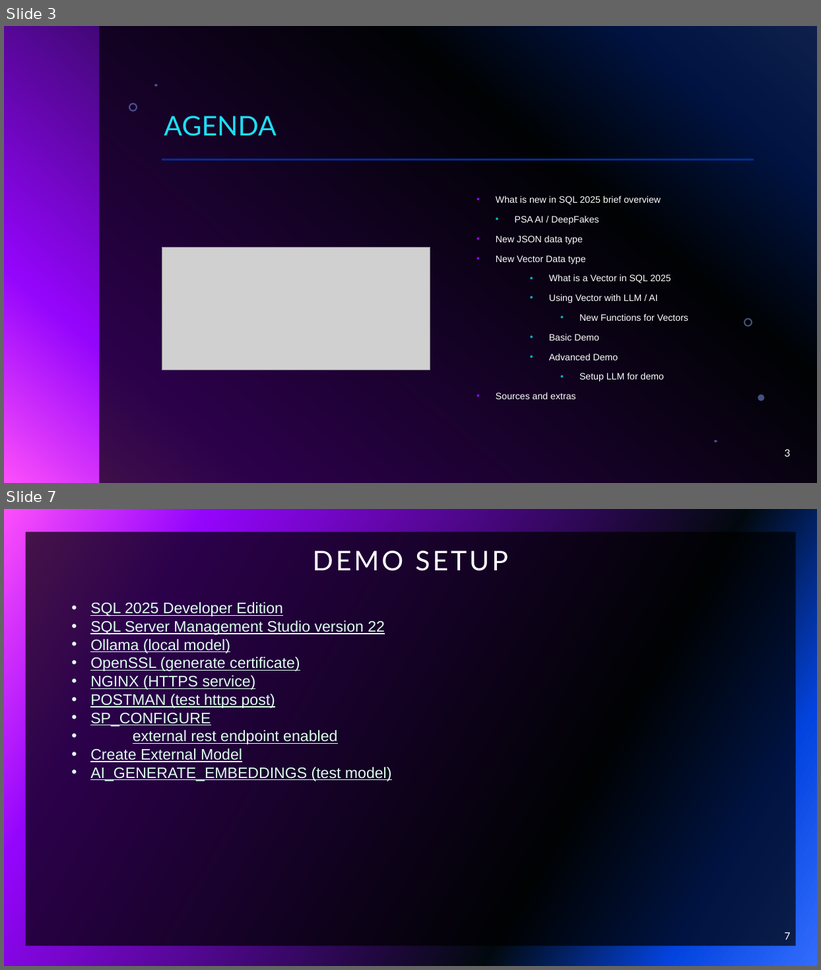
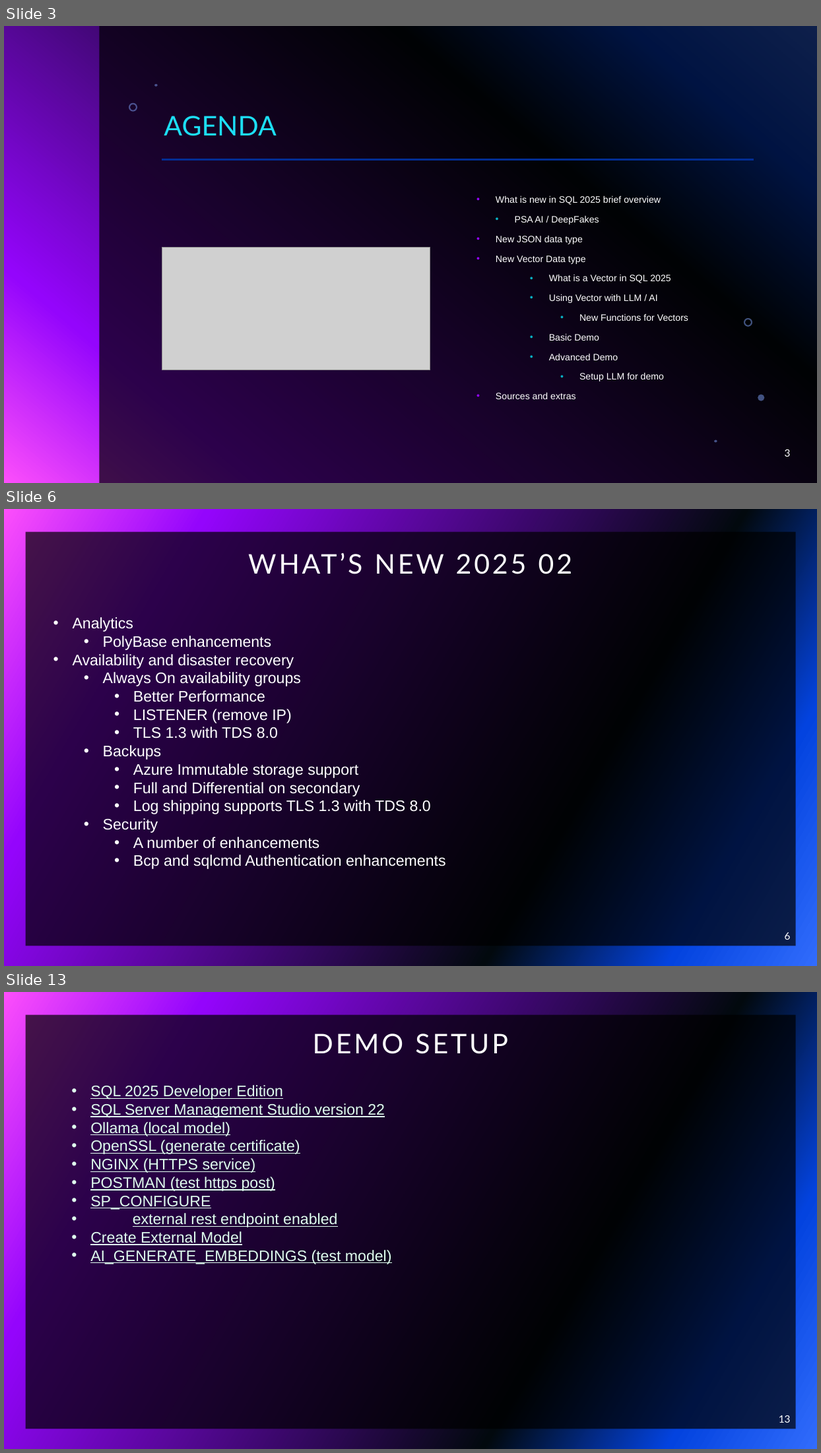
Before and after one commit to sqlbouncer/PSSUG_202512, a slide deck: PSSUG_202511.pptx. Shown one above the other, each under a label of ours: slides 3 and 7 before the commit, slides 3, 6 and 13 after it; the slides between them are not shown. The pictures are 821x970 and 821x1453 pixels, drawn with LibreOffice and Linux fonts; fonts in the diff are those of the drawing; grey boxes stand for pictures; background and template pictures are left out. Boxes give left, top, right and bottom in pixels: in the first picture for what was removed or moved away, otherwise in the second. Text is boxed around its words. In the diff, an @@ line names an element or a change of style, - is before the commit and + after.

```diff
--- a/PSSUG_202511.pptx
+++ b/PSSUG_202511.pptx
@@ slide 6 added at [4, 509, 817, 966], background gradient #316CFC to #0343DF to #02090E to #9405FC to #FC4EFB; not listed: 1 template element that a slide beside it also shows @@
@@ title added at [248, 553, 572, 574], 32 pt, text #FFFFFF @@
+WHAT’S NEW 2025 02
@@ text added at [73, 617, 446, 869], 18 pt, text #FFFFFF @@
+• Analytics
+  • PolyBase enhancements
+• Availability and disaster recovery
+  • Always On availability groups
+    • Better Performance
+    • LISTENER (remove IP)
+    • TLS 1.3 with TDS 8.0
+  • Backups
+    • Azure Immutable storage support
+    • Full and Differential on secondary
+    • Log shipping supports TLS 1.3 with TDS 8.0
+  • Security
+    • A number of enhancements
+    • Bcp and sqlcmd Authentication enhancements
@@ page number added at [785, 933, 791, 940], 12 pt, text #FFFFFF @@
+6
@@ what was slide 7 is now slide 13 @@
@@ page number at [779, 1416, 791, 1423]: text changed @@
-7
+13
```
Also in this commit, not shown: 3 slides changed, 6 other slides added, 2 slides removed, 4 other files.
